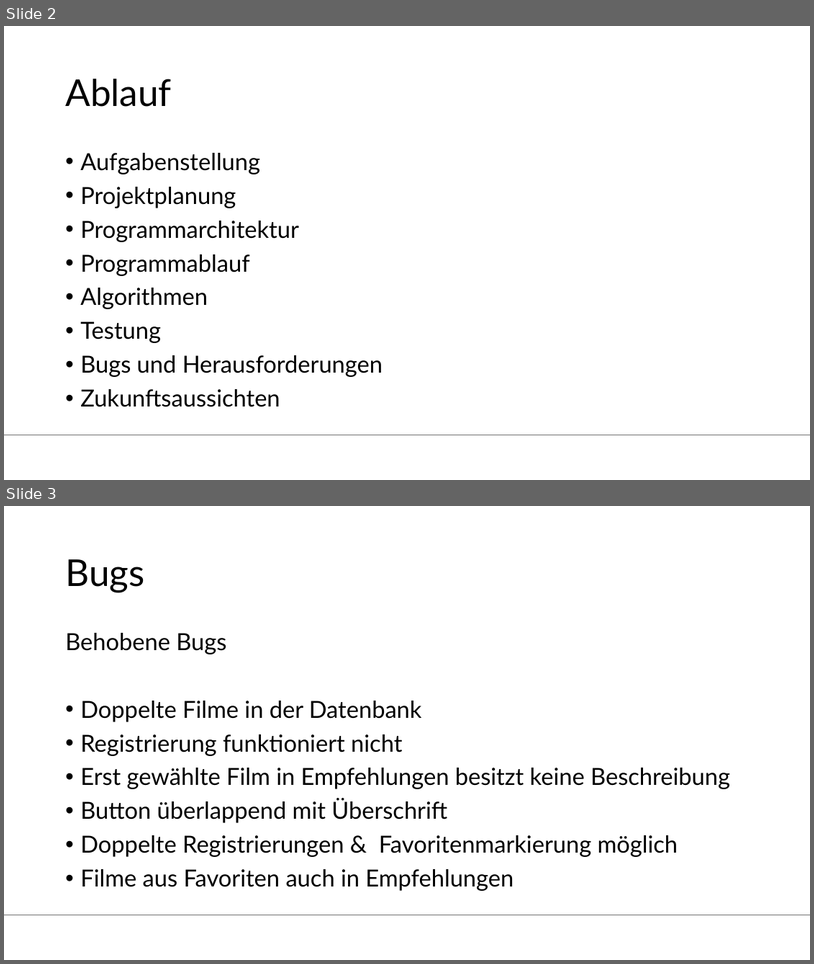
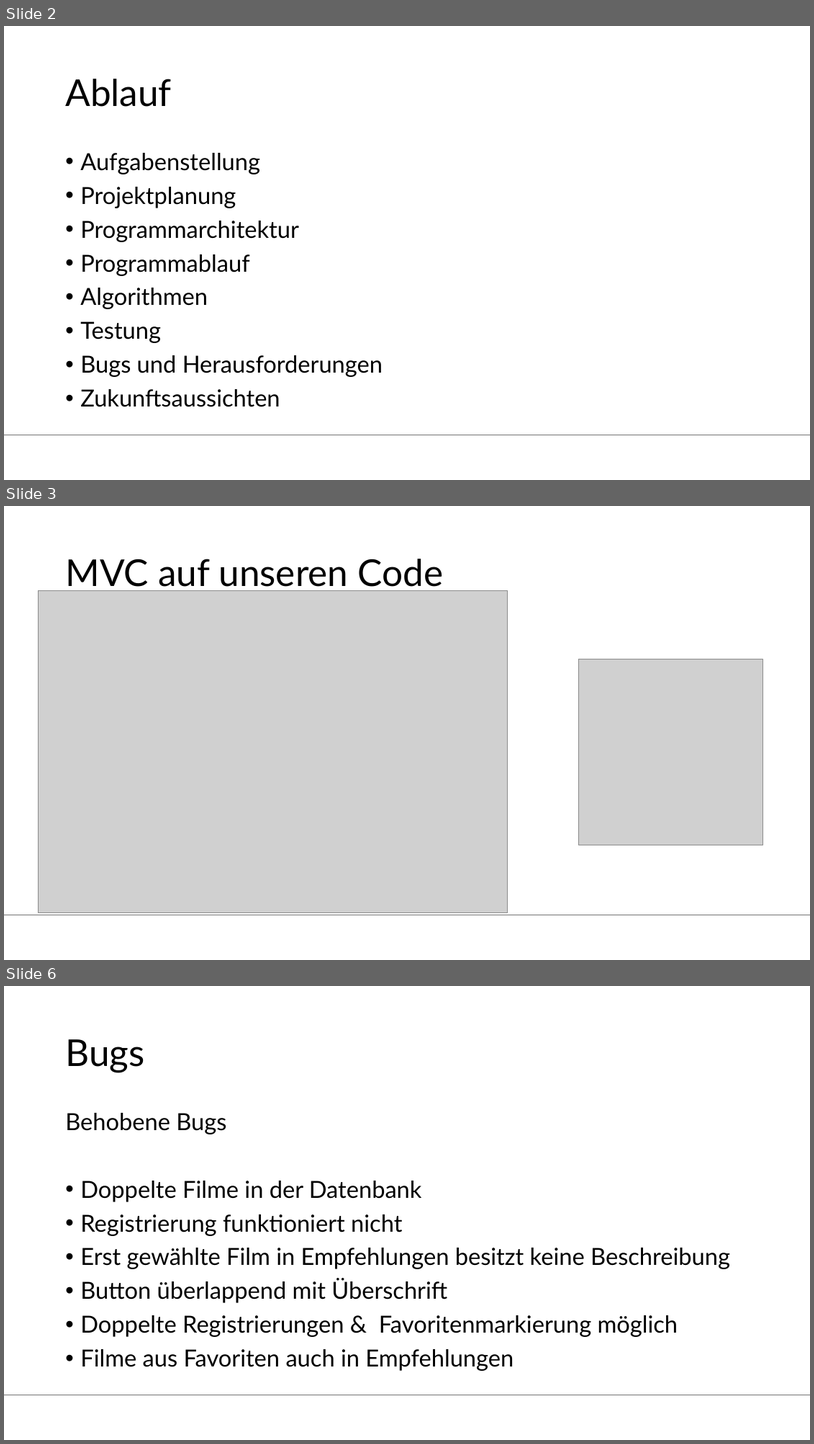
Before and after one commit to Tristan-Bihler/2_Semester_Projekt, a slide deck: Dokumentation/Folien Carina.pptx. Shown one above the other, each under a label of ours: slides 2 and 3 before the commit, slides 2, 3 and 6 after it; the slides between them are not shown. The pictures are 814x964 and 814x1444 pixels, drawn with LibreOffice and Linux fonts; fonts in the diff are those of the drawing; grey boxes stand for pictures; background and template pictures are left out. Boxes give left, top, right and bottom in pixels: in the first picture for what was removed or moved away, otherwise in the second. Text is boxed around its words. In the diff, an @@ line names an element or a change of style, - is before the commit and + after.

```diff
--- a/Dokumentation/Folien Carina.pptx
+++ b/Dokumentation/Folien Carina.pptx
@@ slide 3 added at (x1=4, y1=506, x2=810, y2=960), background #FFFFFF; not listed: 1 template element that a slide beside it also shows @@
@@ title added at (x1=65, y1=559, x2=444, y2=592), 44 pt, text #000000 @@
+MVC auf unseren Code
@@ picture added at (x1=38, y1=590, x2=507, y2=913) @@
@@ picture added at (x1=579, y1=659, x2=763, y2=844) @@
@@ what was slide 3 is now slide 6 @@
```
Also in this commit, not shown: 2 slides changed, 2 other slides added.
